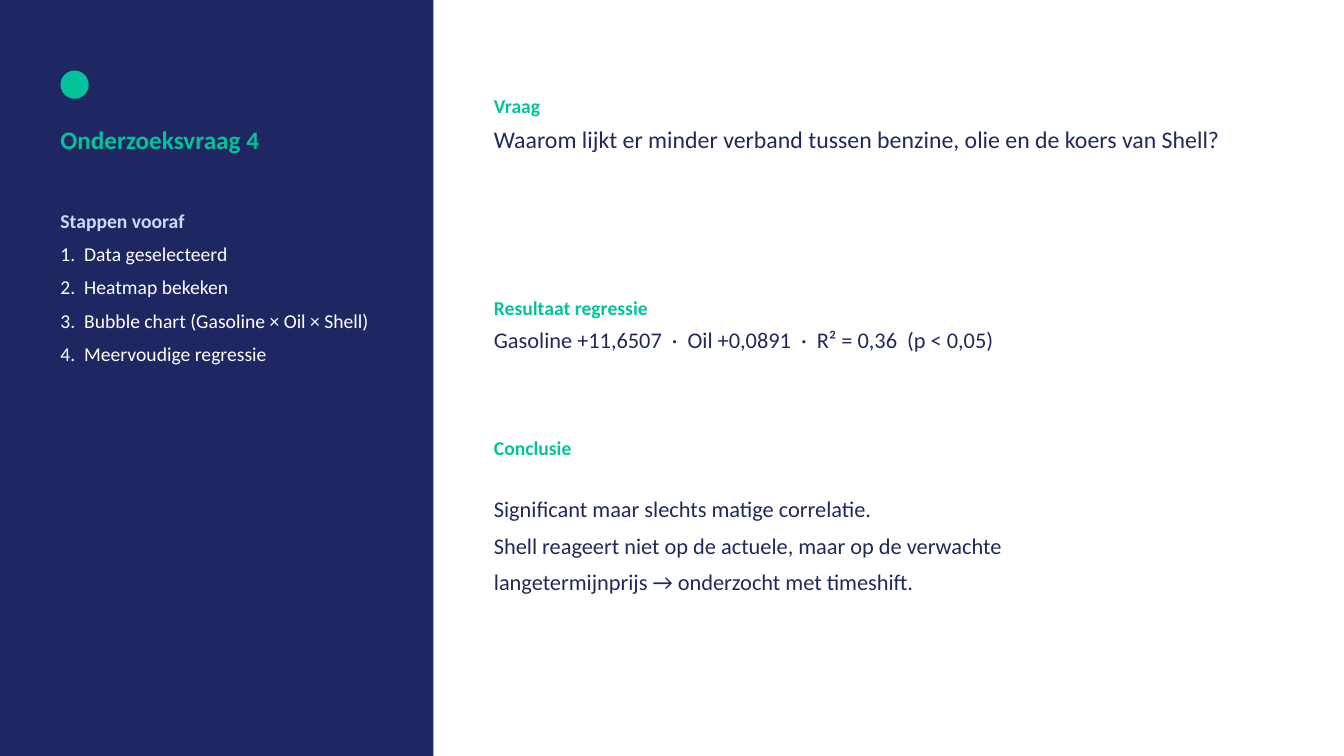
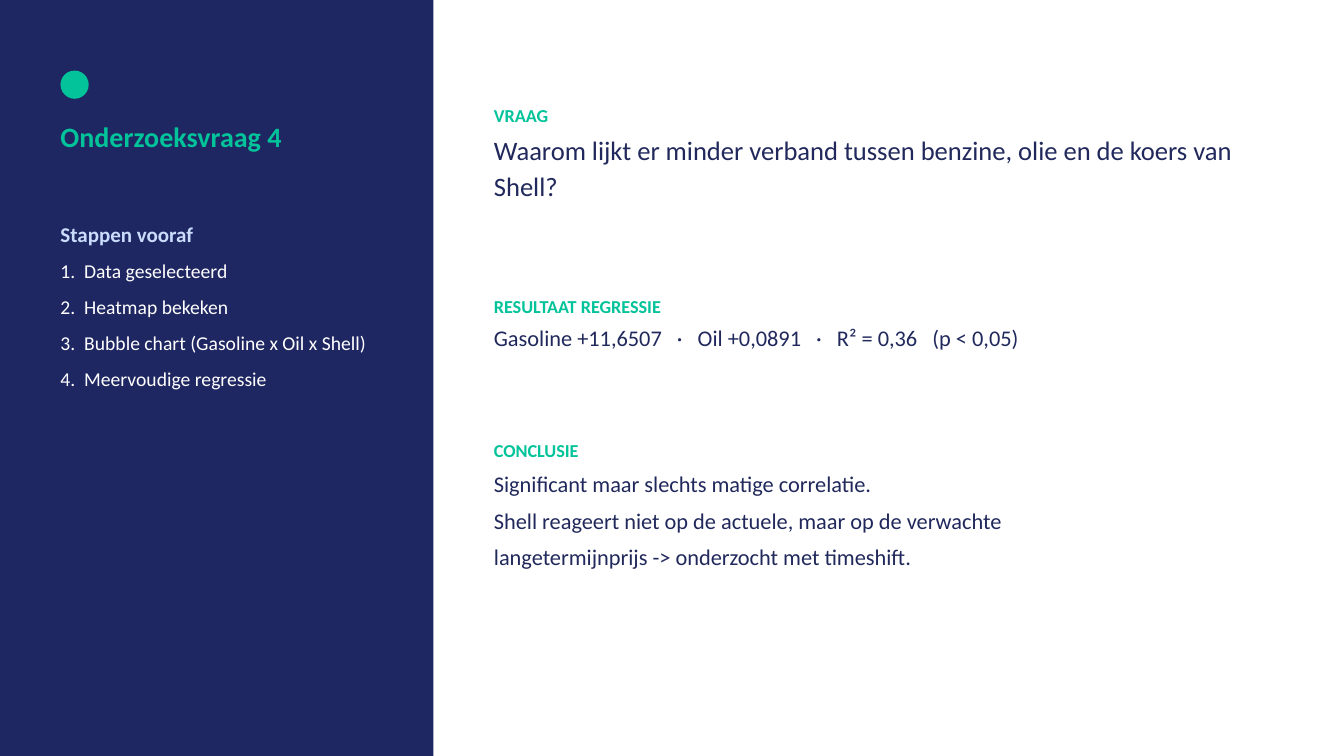
Before and after one commit to michaelraykuster-spec/Werkplaats-2-opdracht-Groep-3, a slide deck: slide 6 of Werkplaats2_Groep3_Eindpresentatie.pptx. Drawn at 1344x756 pixels with LibreOffice and Linux fonts; fonts in the diff are those of the drawing. Boxes give left, top, right and bottom in pixels: in the first picture for what was removed or moved away, otherwise in the second. Text is boxed around its words. In the diff, an @@ line names an element or a change of style, - is before the commit and + after.

```diff
--- a/Werkplaats2_Groep3_Eindpresentatie.pptx
+++ b/Werkplaats2_Groep3_Eindpresentatie.pptx
@@ text "Onderzoeksvraag 4" at [60, 127, 281, 152]: size 18 to 20 pt @@
@@ text at [494, 110, 548, 122]: text changed; size 14 to 13 pt @@
-Vraag
+VRAAG
@@ text "VRAAG": place and size @@
-text "VRAAG" at [494, 100, 1219, 152]
+text "VRAAG" at [494, 110, 1231, 196]
@@ text at [494, 141, 1231, 196]: size 17 to 19 pt @@
@@ text at [60, 227, 267, 390]: size 14 to 15 pt in "Stappen vooraf"; line spacing 1.3 to 1.4 @@
@@ text "Stappen vooraf": place and size @@
-text "Stappen vooraf" at [60, 214, 368, 365]
+text "Stappen vooraf" at [60, 227, 366, 390]
@@ text at [494, 301, 661, 313]: text changed; size 14 to 13 pt @@
-Resultaat regressie
+RESULTAAT REGRESSIE
@@ text at [60, 336, 366, 353]: text changed @@
-3. Bubble chart (Gasoline × Oil × Shell)
+3. Bubble chart (Gasoline x Oil x Shell)
@@ text at [494, 445, 579, 457]: paragraph added @@
+CONCLUSIE
@@ text "CONCLUSIE": place and size @@
-text "CONCLUSIE" at [494, 501, 1002, 594]
+text "CONCLUSIE" at [494, 445, 1002, 569]
@@ text removed at [494, 441, 572, 455] @@
-Conclusie
@@ text at [494, 549, 911, 569]: text changed @@
-langetermijnprijs → onderzocht met timeshift.
+langetermijnprijs -> onderzocht met timeshift.
```
Also in this commit, not shown: 8 other slides changed.
